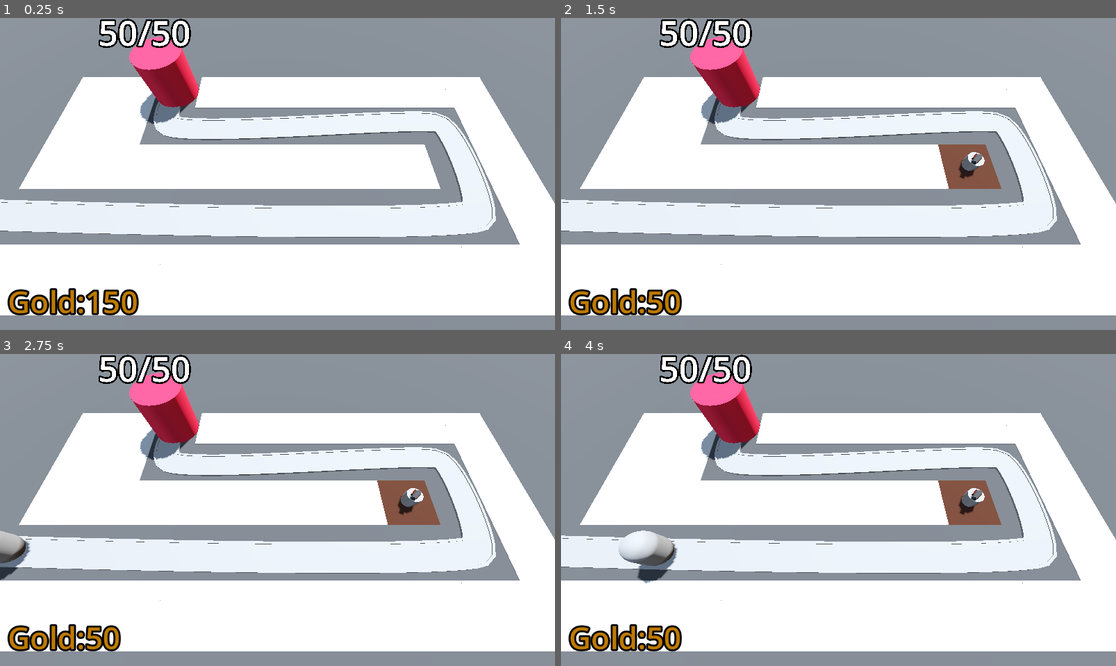
Above: before the commit, frames 1-4 (two rows, left to right).
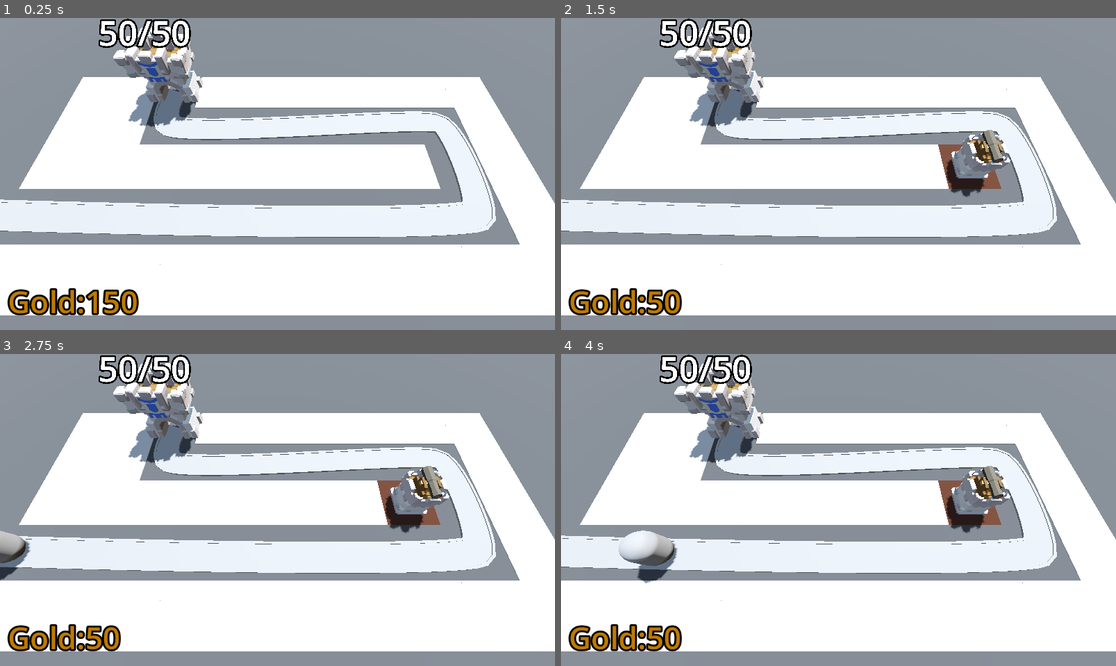
Above: after the commit, the same moments.

Repository: e-cornwell/Barbarian-Blaster
Game: Godot game, scene res://BaseLevel.tscn
Same seed, same stepped clock (60 frames per second), same inputs: the game is played once before the commit and once after it.
Inputs (mouse positions are in pixels of both pictures, inside the frame that each line leads up to):
- Up to frame 1 (0.25 s): no input
- Up to frame 2 (1.5 s): tap Enter at 0.5 s; move the mouse to (960, 158) at 0.52 s; press the mouse at (960, 158) at 0.53 s; tap Space at 1.25 s; move the mouse to (727, 189) at 1.27 s; release the mouse at (727, 189) at 1.28 s; click (727, 189) at 1.35 s
- Up to frame 3 (2.75 s): tap Enter at 2 s; move the mouse to (333, 441) at 2.02 s; press the mouse at (333, 441) at 2.03 s
- Up to frame 4 (4 s): move the mouse to (810, 572) at 2.77 s; release the mouse at (810, 572) at 2.78 s; click (810, 572) at 2.85 s; move the mouse to (1005, 556) at 3.52 s; press the mouse at (1005, 556) at 3.53 s

The runs differ from the first frame. In frame 1, 2.6% of the frame differs, in the area x 20-37%, y 2-35%; in frame 2, 4.0%, in the area x 20-81%, y 2-58%; in frame 3, 4.0%; in frame 4, 4.0%.

Commit message:
Using GLTF Files fixed bug with turret animation resetting to zero position on map

Diff:
--- a/Base/base.tscn
+++ b/Base/base.tscn
@@ -1,19 +1,10 @@
 [gd_scene load_steps=3 format=3 uid="uid://ce0is3pjj03ee"]
 
 [ext_resource type="Script" uid="uid://p0tsjgqyb36l" path="res://Base/base.gd" id="1_u1x2a"]
-
-[sub_resource type="StandardMaterial3D" id="StandardMaterial3D_5x8ra"]
-albedo_color = Color(0.8862, 0.17157, 0.288845, 1)
+[ext_resource type="PackedScene" uid="uid://7lej8of3tcmu" path="res://Assets/Base.glb" id="2_n5f2c"]
 
 [node name="Base" type="Node3D" groups=["base"]]
 script = ExtResource("1_u1x2a")
-
-[node name="CSGCylinder3D" type="CSGCylinder3D" parent="."]
-transform = Transform3D(1, 0, 0, 0, 1, 0, 0, 0, 1, 0, 2, 0)
-radius = 2.0
-height = 4.0
-sides = 32
-material = SubResource("StandardMaterial3D_5x8ra")
 
 [node name="Label3D" type="Label3D" parent="."]
 transform = Transform3D(1, 0, 0, 0, 1, 0, 0, 0, 1, 0, 5.5, 0)
@@ -21,3 +12,5 @@
 text = "Starting Health"
 font_size = 500
 outline_size = 100
+
+[node name="Base" parent="." instance=ExtResource("2_n5f2c")]
--- a/BaseLevel.tscn
+++ b/BaseLevel.tscn
@@ -126,7 +126,7 @@
 max_health = 50
 
 [node name="TurretManager" type="Node3D" parent="." node_paths=PackedStringArray("enemy_path")]
-transform = Transform3D(0.707107, 0, -0.707107, 0, 1, 0, 0.707107, 0, 0.707107, 0, 0, 0)
+transform = Transform3D(1, 0, 0, 0, 1, 0, 0, 0, 1, 0, 0, 0)
 script = ExtResource("5_cwwxe")
 turret = ExtResource("6_ufkdr")
 enemy_path = NodePath("../EnemyPath")
--- a/Turret/turret.gd
+++ b/Turret/turret.gd
@@ -6,20 +6,26 @@
 var enemy_path: Path3D
 var target: PathFollow3D
 
-@onready var cannon_front: MeshInstance3D = $TurretBase/TurretTop/CannonBase/CannonFront
+@onready var turret_base: Node3D = $TurretBase
+@onready var turret_top: Node3D = $TurretBase/TurretTop
+@onready var cannon: Node3D = $TurretBase/TurretTop/Cannon
 @onready var animation_player: AnimationPlayer = $AnimationPlayer
+
+
+
+
 
 func _physics_process(delta: float) -> void:
 	target = find_best_target()
 	if target:
-		look_at(target.global_position, Vector3.UP, true)
+		turret_base.look_at(target.global_position, Vector3.UP, true)
 
 func _on_timer_timeout() -> void:
 	if target:
 		var shot = projectile.instantiate()
 		add_child(shot)
-		shot.global_position = cannon_front.global_position
-		shot.direction = global_transform.basis.z
+		shot.global_position = cannon.global_position
+		shot.direction = turret_base.global_transform.basis.z
 		animation_player.play("fire")
 
 func find_best_target() -> PathFollow3D:
--- a/Turret/turret.tscn
+++ b/Turret/turret.tscn
@@ -1,109 +1,69 @@
-[gd_scene load_steps=14 format=3 uid="uid://dwin256y60208"]
+[gd_scene load_steps=8 format=3 uid="uid://dwin256y60208"]
 
 [ext_resource type="Script" uid="uid://dwjqdj4sbc7bq" path="res://Turret/turret.gd" id="1_5kpma"]
 [ext_resource type="PackedScene" uid="uid://dydsda3mmoqp6" path="res://Turret/projectile.tscn" id="2_djkev"]
+[ext_resource type="PackedScene" uid="uid://dtm67ds225bkk" path="res://Assets/Cannon.glb" id="3_r754r"]
+[ext_resource type="PackedScene" uid="uid://cclwny6fvcg7f" path="res://Assets/TurretBase.glb" id="4_2avlq"]
 
-[sub_resource type="CylinderMesh" id="CylinderMesh_cb20n"]
-height = 1.0
+[sub_resource type="Animation" id="Animation_r754r"]
+resource_name = "fire"
+length = 0.3
+tracks/0/type = "value"
+tracks/0/imported = false
+tracks/0/enabled = true
+tracks/0/path = NodePath("TurretBase/TurretTop:position")
+tracks/0/interp = 1
+tracks/0/loop_wrap = true
+tracks/0/keys = {
+"times": PackedFloat32Array(0, 0.3),
+"transitions": PackedFloat32Array(1, 1),
+"update": 0,
+"values": [Vector3(0, 0.3, -0.6), Vector3(0, 0.3, 0)]
+}
 
-[sub_resource type="CylinderMesh" id="CylinderMesh_5kpma"]
-top_radius = 0.6
-bottom_radius = 0.6
-height = 0.6
-
-[sub_resource type="StandardMaterial3D" id="StandardMaterial3D_cb20n"]
-albedo_color = Color(0.32096, 0.096512, 0.00281343, 1)
-
-[sub_resource type="BoxMesh" id="BoxMesh_5kpma"]
-material = SubResource("StandardMaterial3D_cb20n")
-size = Vector3(0.5, 0.2, 0.5)
-
-[sub_resource type="StandardMaterial3D" id="StandardMaterial3D_5kpma"]
-albedo_color = Color(0.235294, 0.235294, 0.235294, 1)
-
-[sub_resource type="CylinderMesh" id="CylinderMesh_djkev"]
-material = SubResource("StandardMaterial3D_5kpma")
-top_radius = 0.17
-bottom_radius = 0.2
-height = 0.7
-
-[sub_resource type="StandardMaterial3D" id="StandardMaterial3D_djkev"]
-albedo_color = Color(0.235294, 0.235294, 0.235294, 1)
-
-[sub_resource type="SphereMesh" id="SphereMesh_ttsi1"]
-material = SubResource("StandardMaterial3D_djkev")
-radius = 0.2
-height = 0.4
-
-[sub_resource type="Animation" id="Animation_ttsi1"]
+[sub_resource type="Animation" id="Animation_2avlq"]
 length = 0.001
 tracks/0/type = "value"
 tracks/0/imported = false
 tracks/0/enabled = true
-tracks/0/path = NodePath(".:position")
+tracks/0/path = NodePath("TurretBase/TurretTop:position")
 tracks/0/interp = 1
 tracks/0/loop_wrap = true
 tracks/0/keys = {
 "times": PackedFloat32Array(0),
 "transitions": PackedFloat32Array(1),
 "update": 0,
-"values": [Vector3(0, 0.4, 0)]
+"values": [Vector3(0, 0.3, 0)]
 }
 
-[sub_resource type="Animation" id="Animation_djkev"]
-resource_name = "fire"
-length = 0.3
-tracks/0/type = "value"
-tracks/0/imported = false
-tracks/0/enabled = true
-tracks/0/path = NodePath(".:position")
-tracks/0/interp = 1
-tracks/0/loop_wrap = true
-tracks/0/keys = {
-"times": PackedFloat32Array(0, 0.3),
-"transitions": PackedFloat32Array(1, 1),
-"update": 0,
-"values": [Vector3(0, 0.4, -0.3), Vector3(0, 0.4, 0)]
-}
-
-[sub_resource type="AnimationLibrary" id="AnimationLibrary_r754r"]
+[sub_resource type="AnimationLibrary" id="AnimationLibrary_uauwt"]
 _data = {
-&"RESET": SubResource("Animation_ttsi1"),
-&"fire": SubResource("Animation_djkev")
+&"RESET": SubResource("Animation_2avlq"),
+&"fire": SubResource("Animation_r754r")
 }
 
 [node name="Turret" type="Node3D"]
+transform = Transform3D(1, 0, 0, 0, 1, 0, 0, 0, 1, 0, 0.3, 0)
 script = ExtResource("1_5kpma")
 projectile = ExtResource("2_djkev")
 
-[node name="TurretBase" type="MeshInstance3D" parent="."]
+[node name="TurretBase" type="Node3D" parent="."]
 transform = Transform3D(1, 0, 0, 0, 1, 0, 0, 0, 1, 0, 0.5, 0)
-mesh = SubResource("CylinderMesh_cb20n")
 
-[node name="TurretTop" type="MeshInstance3D" parent="TurretBase"]
+[node name="TurretTop" type="Node3D" parent="TurretBase"]
 transform = Transform3D(1, 0, 0, 0, 1, 0, 0, 0, 1, 0, 0.3, 0)
-mesh = SubResource("CylinderMesh_5kpma")
 
-[node name="CannonBase" type="MeshInstance3D" parent="TurretBase/TurretTop"]
-transform = Transform3D(1, 0, 0, 0, 1, 0, 0, 0, 1, 0, 0.4, 0)
-mesh = SubResource("BoxMesh_5kpma")
-
-[node name="CannonFront" type="MeshInstance3D" parent="TurretBase/TurretTop/CannonBase"]
-transform = Transform3D(1, 0, 0, 0, -4.37114e-08, -1, 0, 1, -4.37114e-08, 0, 0.234498, 0.343461)
-mesh = SubResource("CylinderMesh_djkev")
-skeleton = NodePath("../..")
-
-[node name="CannonBack" type="MeshInstance3D" parent="TurretBase/TurretTop/CannonBase/CannonFront"]
-transform = Transform3D(1, 0, 0, 0, 1, 0, 0, 0, 1, 0, -0.341015, 0)
-mesh = SubResource("SphereMesh_ttsi1")
+[node name="Cannon" parent="TurretBase/TurretTop" instance=ExtResource("3_r754r")]
+transform = Transform3D(1, 0, 0, 0, 1, 0, 0, 0, 1, 0, 1.3, 0)
 
 [node name="Timer" type="Timer" parent="."]
 autostart = true
 
 [node name="AnimationPlayer" type="AnimationPlayer" parent="."]
-root_node = NodePath("../TurretBase/TurretTop/CannonBase")
 libraries = {
-&"": SubResource("AnimationLibrary_r754r")
+&"": SubResource("AnimationLibrary_uauwt")
 }
 
+[node name="TurretBase2" parent="." instance=ExtResource("4_2avlq")]
+
 [connection signal="timeout" from="Timer" to="." method="_on_timer_timeout"]
Binary file added: Assets/Base.glb
Not shown, added: Assets/Base.glb.import
Binary file added: Assets/Base_Castle-metallic.png-Castle-roughness.png
Not shown, added: Assets/Base_Castle-metallic.png-Castle-roughness.png.import
Binary file added: Assets/Base_castle-colour-palette.png
Not shown, added: Assets/Base_castle-colour-palette.png.import
Binary file added: Assets/Cannon.glb
Not shown, added: Assets/Cannon.glb.import
Binary file added: Assets/Cannon_Castle-metallic.png-Castle-roughness.png
Not shown, added: Assets/Cannon_Castle-metallic.png-Castle-roughness.png.import
Binary file added: Assets/Cannon_castle-colour-palette.png
Not shown, added: Assets/Cannon_castle-colour-palette.png.import
(and 18 more such lines)
